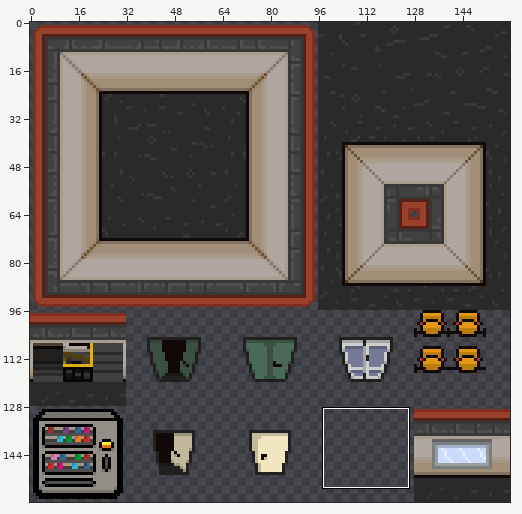
Sprite sheet: floor/rooms/hallway/hallway.png. The picture above shows the old version from afar; the outline marks the close-up.
Close-up. The starting point:
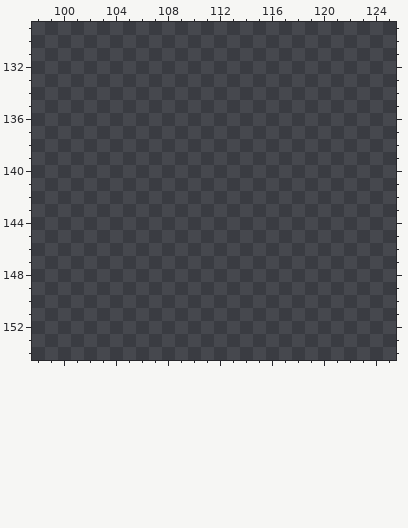
The file is 160x160 pixels. Colours within 5 levels of each other are drawn and written as one. Shown: x 98..125, y 129..154.
After:
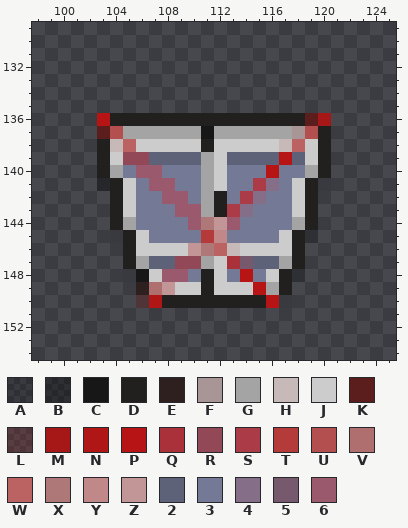
Palette (. is transparent): A #00000032  B #0000005a  C #181717  D #21201e  E #2d201e  F #a89595  G #a4a4a4  H #c8b9b9  J #cccccc  K #5b1e1c  L #a4111132  M #a61717  N #b11616  P #b71515  Q #aa303a  R #934858  S #ac3b48  T #b53a3a  U #b34f4f  V #af6f6f  W #bb6363  X #ae7878  Y #c08888  Z #c29696  2 #5e6278  3 #747995  4 #856e87  5 #76596d  6 #9a596d
Change:
y 136: x 103..120 .................. -> PDDDDDDDDDDDDDDDKM
y 137: x 103..120 .................. -> KUGGGGGGCGGGGGGFUD
y 138: x 103..120 .................. -> DHWJJJJJDJJJJJHWJD
y 139: x 103..120 .................. -> DJRR2222GJ2222P2JD
y 140: x 103..120 .................. -> DG366333GJ333P33GD
y 141: x 103..120 .................. -> BDJ36633GJ33S43JDA
y 142: x 104..119 ................ -> DJ33663GD3S433JD
y 143: x 104..119 ................ -> DJ33366GDS4333JD
y 144: x 104..119 ................ -> DG33336XZ63333GD
y 145: x 104..119 ................ -> ADJ3333TY3333JDA
y 146: x 105..118 .............. -> DJJJJZXWHJJJJD
y 147: x 105..118 .............. -> DG22RRGJQ522GD
y 148: x 105..118 .............. -> ACJ663DJ3P3JDA
y 149: x 106..117 ............ -> EVZJJDJJJPGD
y 150: x 106..117 ............ -> LNDDDDDDDDPA
Boxes around the changes in both close-ups, in picture pixels (x1, y1, x2, y2):
added: (97, 113, 331, 308)
